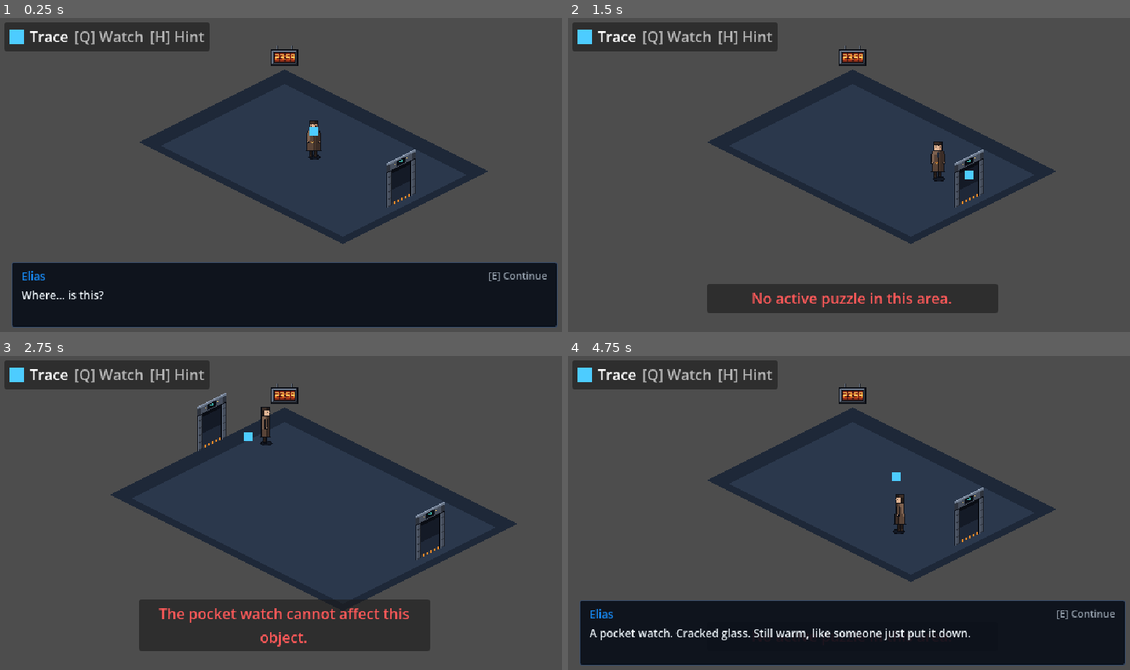
Above: before the commit, frames 1-4 (two rows, left to right).
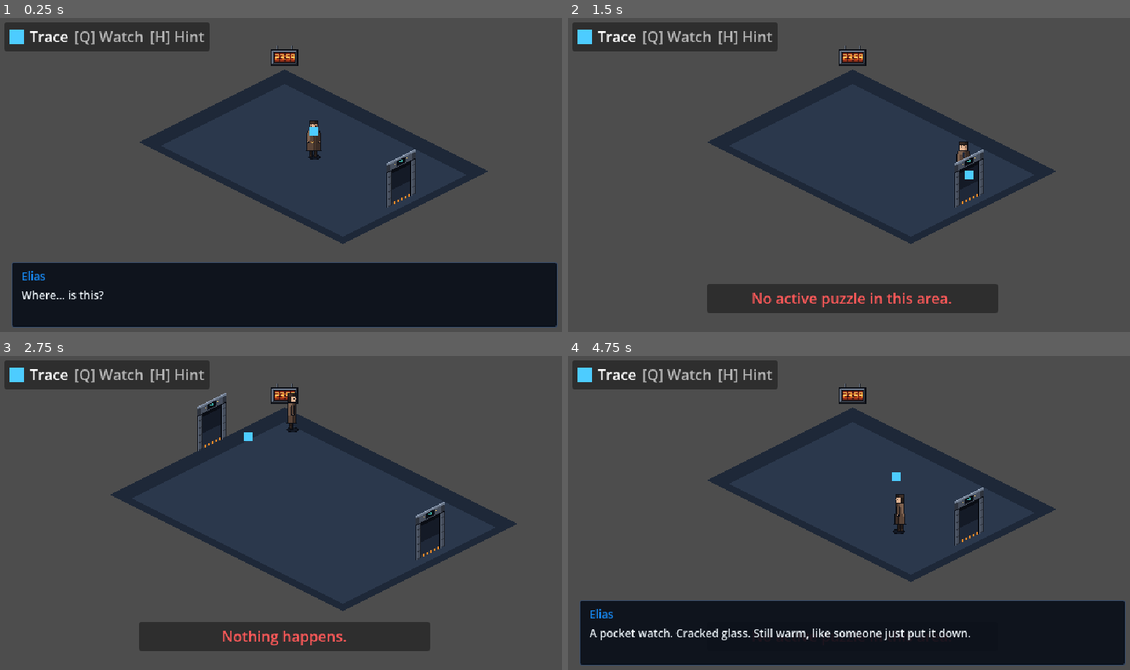
Above: after the commit, the same moments.

Repository: Zeeynrs/the-last-frame
Game: Godot game, scene res://scenes/chapters/ch01/Chapter01.tscn
The game is run twice, just before and just after one commit, with the same random seed, the same clock (stepped at 60 frames per second) and the same inputs. This scene is started directly instead of the project's main scene.
Inputs (mouse positions are in pixels of both pictures, inside the frame that each line leads up to):
- Up to frame 1 (0.25 s): no input
- Up to frame 2 (1.5 s): tap Enter at 0.5 s; move the mouse to (978, 159) at 0.52 s; press the mouse at (978, 159) at 0.53 s; hold D (move_right) 0.53-1.28 s; tap Space at 0.77 s; tap H (hint) at 0.8, 1.35 s; move the mouse to (736, 190) at 1.27 s; release the mouse at (736, 190) at 1.28 s; hold S (move_down) from 1.28 s (still down); click (736, 190) at 1.42 s
- Up to frame 3 (2.75 s): tap Space at 1.52 s; tap E (interact) at 1.55 s; move the mouse to (342, 440) at 2.02 s; release S (move_down) at 2.03 s; hold D (move_right) from 2.03 s (still down); hold E (interact) from 2.03 s (still down); click (342, 440) at 2.17 s; tap Q (watch) at 2.3 s
- Up to frame 4 (4.75 s): move the mouse to (820, 578) at 2.77 s; release D (move_right) at 2.78 s; release E (interact) at 2.78 s; hold W (move_up) 2.78-3.53 s; tap Q (watch) at 2.85 s; tap Space at 3.02, 3.77, 4.52 s; click (820, 578) at 3.05 s; move the mouse to (1028, 563) at 3.52 s; hold Mouse wheel down (ability_next) 3.53-4.28 s; hold A (move_left) from 3.53 s (still down); click (1028, 563) at 3.67 s; tap H (hint) at 3.8 s; move the mouse to (680, 462) at 4.27 s; tap Mouse wheel up (ability_prev) at 4.35 s; click (680, 462) at 4.42 s; tap E (interact) at 4.55 s

The runs differ from the first frame. In frame 1, 0.1% of the frame differs, in the area x 87-98%, y 80-84%; in frame 2, 0.4%; in frame 3, 4.3%, in the area x 24-77%, y 11-93%; in frame 4, 0.1%.

Commit message:
fix(TLF-038): playtest fixes for non-blocking start, target marker screen transform, and use feedback

Diff:
--- a/localization/ui_feedback.csv
+++ b/localization/ui_feedback.csv
@@ -41,3 +41,5 @@
 UI_DIALOGUE_ADVANCE,"Continue"
 UI_CHAPTER_COMPLETE,"CHAPTER 1 COMPLETE"
 UI_CHAPTER_01_TITLE,"THE FORGOTTEN STATION"
+UI_FB_USE_UNSUPPORTED,"Nothing happens."
+UI_HINT_MOVE,"Move: %s"
--- a/scenes/ui/DialogueBox.tscn
+++ b/scenes/ui/DialogueBox.tscn
@@ -46,13 +46,6 @@
 theme_override_font_sizes/font_size = 12
 text = "SPEAKER"
 
-[node name="PromptLabel" type="Label" parent="Panel/Margin/VBox/TopRow"]
-layout_mode = 2
-theme_override_colors/font_color = Color(0.7, 0.75, 0.8, 0.8)
-theme_override_font_sizes/font_size = 11
-text = "[E] Continue"
-horizontal_alignment = 2
-
 [node name="TextLabel" type="Label" parent="Panel/Margin/VBox"]
 custom_minimum_size = Vector2(0, 32)
 layout_mode = 2
@@ -61,3 +54,10 @@
 theme_override_font_sizes/font_size = 12
 text = "Dialogue line text goes here..."
 autowrap_mode = 3
+
+[node name="PromptLabel" type="Label" parent="Panel/Margin/VBox"]
+layout_mode = 2
+theme_override_colors/font_color = Color(0.7, 0.75, 0.8, 0.9)
+theme_override_font_sizes/font_size = 12
+text = "[Enter] Continue"
+horizontal_alignment = 1
--- a/scripts/chapters/ch01/chapter01.gd
+++ b/scripts/chapters/ch01/chapter01.gd
@@ -17,6 +17,12 @@
 
 var chapter_complete: bool = false
 var _complete_overlay: CanvasLayer = null
+var _movement_hint_timer: float = 0.0
+var _movement_hint_active: bool = false
+
+
+func _physics_process(delta: float) -> void:
+	_update_movement_hint(delta)
 
 
 func _ready() -> void:
@@ -105,8 +111,50 @@
 		diag.play_sequence(
 			&"ch01_b01_start",
 			[["SPK_ELIAS", "EL_B01_01"], ["SPK_ELIAS", "EL_B01_02"], ["SPK_ELIAS", "EL_B01_03"]],
-			true
+			false,
+			4.0
 		)
+
+
+func _update_movement_hint(delta: float) -> void:
+	if session == null or session.narrative_state == null:
+		return
+
+	if session.narrative_state.get_flag(&"ch01.flag.movement_hint_shown", false):
+		if _movement_hint_active:
+			var move_input = Input.get_vector(&"move_left", &"move_right", &"move_up", &"move_down")
+			var is_moving = move_input.length_squared() > 0.01 or (player != null and player.velocity.length_squared() > 0.01)
+			if is_moving:
+				_movement_hint_active = false
+				var hud = _find_hud()
+				if hud != null:
+					hud.hide_feedback()
+		return
+
+	var move_input = Input.get_vector(&"move_left", &"move_right", &"move_up", &"move_down")
+	var is_moving = move_input.length_squared() > 0.01 or (player != null and player.velocity.length_squared() > 0.01)
+	if is_moving:
+		session.narrative_state.set_flag(&"ch01.flag.movement_hint_shown", true)
+		return
+
+	_movement_hint_timer += delta
+	if _movement_hint_timer >= 3.0:
+		session.narrative_state.set_flag(&"ch01.flag.movement_hint_shown", true)
+		_movement_hint_active = true
+		var hud = _find_hud()
+		if hud != null:
+			hud.show_message(InputPrompts.format_movement_hint(), 10.0)
+
+
+func _find_hud() -> HUD:
+	for child in get_children():
+		if child is HUD:
+			return child
+	if is_inside_tree() and get_tree() != null and get_tree().root != null:
+		var h = get_tree().root.find_child("HUD", true, false)
+		if h is HUD:
+			return h
+	return null
 
 
 func _on_upper_vestibule_door_traversed(actor_id: StringName, destination: Dictionary) -> void:
--- a/scripts/player/player.gd
+++ b/scripts/player/player.gd
@@ -158,13 +158,34 @@
 	if target == null:
 		return
 	var label_node = target.get_node_or_null("PromptLabel")
-	if label_node is Label:
+	if not (label_node is Label):
+		return
+
+	var can_use := (target.can_interact(actor_id, &"use") == &"")
+	if can_use:
 		var glyph = InputPrompts.get_action_glyph(&"interact")
 		var raw_text = target.prompt_text
 		if raw_text.begins_with("[E] "):
 			label_node.text = "%s %s" % [glyph, raw_text.substr(4)]
 		elif raw_text != "":
 			label_node.text = "%s %s" % [glyph, raw_text]
+		else:
+			label_node.text = "%s %s" % [glyph, tr("PROMPT_USE")]
+	else:
+		var watch_ability: StringName = &""
+		if pocket_watch != null and target.supports_ability(pocket_watch.selected_ability):
+			watch_ability = pocket_watch.selected_ability
+		else:
+			for ab in Interactable.WATCH_ABILITIES:
+				if target.supports_ability(ab):
+					watch_ability = ab
+					break
+		if watch_ability != &"":
+			var watch_glyph = InputPrompts.get_action_glyph(&"watch")
+			var ab_key = "ABILITY_" + String(watch_ability).to_upper()
+			label_node.text = "%s %s" % [watch_glyph, tr(ab_key)]
+		else:
+			label_node.text = ""
 
 
 ## Chooses the closest Interactable; breaks ties lexicographically by object_id.
@@ -203,13 +224,13 @@
 			if session != null and "interaction_service" in session and session.interaction_service != null:
 				var res = session.interaction_service.request(actor_id, current_target.object_id, &"use")
 				if res != null and not res.ok and hud != null:
-					hud.show_feedback(res.reason)
+					hud.show_feedback(res.reason, &"use")
 
 	if Input.is_action_just_pressed(&"watch"):
 		if pocket_watch != null:
 			var res = pocket_watch.activate_watch()
 			if res != null and not res.ok and hud != null:
-				hud.show_feedback(res.reason)
+				hud.show_feedback(res.reason, &"watch")
 
 	if Input.is_action_just_pressed(&"ability_next"):
 		if pocket_watch != null:
--- a/scripts/ui/dialogue_box.gd
+++ b/scripts/ui/dialogue_box.gd
@@ -14,7 +14,7 @@
 @onready var panel: PanelContainer = $Panel
 @onready var speaker_label: Label = $Panel/Margin/VBox/TopRow/SpeakerLabel
 @onready var text_label: Label = $Panel/Margin/VBox/TextLabel
-@onready var prompt_label: Label = $Panel/Margin/VBox/TopRow/PromptLabel
+@onready var prompt_label: Label = get_node_or_null("Panel/Margin/VBox/PromptLabel") if has_node("Panel/Margin/VBox/PromptLabel") else get_node_or_null("Panel/Margin/VBox/TopRow/PromptLabel")
 
 var is_active: bool = false
 var is_blocking: bool = false
@@ -24,6 +24,7 @@
 var auto_advance_delay: float = 0.0
 
 var _auto_timer: float = 0.0
+var _pulse_timer: float = 0.0
 var _player_ref: CharacterBody2D = null
 
 const SPEAKER_COLORS: Dictionary = {
@@ -35,6 +36,8 @@
 
 func _ready() -> void:
 	UIFeedback.init_translations()
+	if prompt_label == null:
+		prompt_label = find_child("PromptLabel", true, false) as Label
 	if panel != null:
 		panel.visible = false
 	visible = false
@@ -44,10 +47,27 @@
 	if not is_active:
 		return
 
-	if event.is_action_pressed(&"confirm") or event.is_action_pressed(&"interact"):
-		advance_line()
-		if get_viewport() != null:
-			get_viewport().set_input_as_handled()
+	if event is InputEventJoypadButton or event is InputEventJoypadMotion:
+		if not InputPrompts.is_joypad_mode:
+			InputPrompts.set_joypad_mode(true)
+			if is_blocking and prompt_label != null and prompt_label.visible:
+				prompt_label.text = InputPrompts.format_prompt(&"confirm", "UI_DIALOGUE_ADVANCE")
+	elif event is InputEventKey or event is InputEventMouseButton:
+		if InputPrompts.is_joypad_mode:
+			InputPrompts.set_joypad_mode(false)
+			if is_blocking and prompt_label != null and prompt_label.visible:
+				prompt_label.text = InputPrompts.format_prompt(&"confirm", "UI_DIALOGUE_ADVANCE")
+
+	if is_blocking:
+		if event.is_action_pressed(&"confirm") or event.is_action_pressed(&"interact"):
+			advance_line()
+			if get_viewport() != null:
+				get_viewport().set_input_as_handled()
+	else:
+		if event.is_action_pressed(&"confirm"):
+			advance_line()
+			if get_viewport() != null:
+				get_viewport().set_input_as_handled()
 
 
 func _process(delta: float) -> void:
@@ -58,6 +78,20 @@
 		_auto_timer += delta
 		if _auto_timer >= auto_advance_delay:
 			advance_line()
+
+	if is_blocking and prompt_label != null and prompt_label.visible:
+		var reduced: bool = false
+		var settings = null
+		if is_inside_tree() and get_tree() != null and get_tree().root != null:
+			settings = get_tree().root.get_node_or_null("Settings")
+		if settings != null and "reduced_effects" in settings:
+			reduced = settings.reduced_effects
+
+		if reduced:
+			prompt_label.modulate.a = 1.0
+		else:
+			_pulse_timer += delta
+			prompt_label.modulate.a = 0.65 + 0.35 * sin(_pulse_timer * 4.0)
 
 
 func play_sequence(sequence_id: StringName, lines: Array, blocking: bool = false, auto_advance: float = 0.0, one_shot: bool = true) -> bool:
@@ -147,8 +181,15 @@
 		text_label.text = localized_text
 
 	if prompt_label != null:
-		prompt_label.text = InputPrompts.format_prompt(&"interact", "UI_DIALOGUE_ADVANCE")
-
+		if is_blocking:
+			prompt_label.visible = true
+			prompt_label.text = InputPrompts.format_prompt(&"confirm", "UI_DIALOGUE_ADVANCE")
+			prompt_label.horizontal_alignment = HORIZONTAL_ALIGNMENT_CENTER
+			prompt_label.modulate.a = 1.0
+		else:
+			prompt_label.visible = false
+
+	_pulse_timer = 0.0
 	_auto_timer = 0.0
 	line_displayed.emit(speaker_key, text_key)
 
--- a/scripts/ui/hud.gd
+++ b/scripts/ui/hud.gd
@@ -139,17 +139,23 @@
 
 func _on_watch_used(_ability: StringName, _target_id: StringName, result: InteractionResult) -> void:
 	if result != null and not result.ok:
-		show_feedback(result.reason)
+		show_feedback(result.reason, &"watch")
 
 
 ## Displays a temporary feedback toast for an interaction reason (closes ISSUE-006).
-func show_feedback(reason: StringName) -> void:
-	var msg = UIFeedback.get_feedback_text(reason)
+func show_feedback(reason: StringName, context: StringName = &"watch") -> void:
+	var msg = UIFeedback.get_feedback_text(reason, context)
 	if msg == "" or feedback_label == null or feedback_panel == null:
 		return
 	feedback_label.text = msg
 	feedback_panel.visible = true
 	_toast_timer = 2.0
+
+
+func hide_feedback() -> void:
+	_toast_timer = 0.0
+	if feedback_panel != null:
+		feedback_panel.visible = false
 
 
 func update_ability_ui() -> void:
@@ -221,7 +227,7 @@
 
 	var target = pocket_watch.current_target
 	if target != null and is_instance_valid(target):
-		target_highlight.global_position = target.global_position + Vector2(0, -28)
+		target_highlight.global_position = target.get_global_transform_with_canvas().origin + Vector2(0, -28)
 		if target_icon != null:
 			target_icon.color = ABILITY_COLORS.get(pocket_watch.selected_ability, Color.WHITE)
 	else:
--- a/scripts/ui/input_prompts.gd
+++ b/scripts/ui/input_prompts.gd
@@ -69,3 +69,17 @@
 	var glyph = get_action_glyph(action, prefer_joypad)
 	var label = String(TranslationServer.translate(StringName(prompt_tr_key)))
 	return "%s %s" % [glyph, label]
+
+
+static func get_movement_glyph(prefer_joypad: bool = false) -> String:
+	var use_joy = prefer_joypad or is_joypad_mode
+	return "[LS]" if use_joy else "[WASD]"
+
+
+static func format_movement_hint(prefer_joypad: bool = false) -> String:
+	UIFeedback.init_translations()
+	var glyph = get_movement_glyph(prefer_joypad)
+	var template = String(TranslationServer.translate(&"UI_HINT_MOVE"))
+	if "%s" in template:
+		return template % glyph
+	return "%s %s" % [template, glyph]
--- a/scripts/ui/ui_feedback.gd
+++ b/scripts/ui/ui_feedback.gd
@@ -66,6 +66,8 @@
 	"UI_DIALOGUE_ADVANCE": "Continue",
 	"UI_CHAPTER_COMPLETE": "CHAPTER 1 COMPLETE",
 	"UI_CHAPTER_01_TITLE": "THE FORGOTTEN STATION",
+	"UI_FB_USE_UNSUPPORTED": "Nothing happens.",
+	"UI_HINT_MOVE": "Move: %s",
 }
 
 static var _initialized: bool = false
@@ -87,10 +89,13 @@
 
 
 ## Maps an InteractionResult reason code to localized feedback text via TranslationServer.
-static func get_feedback_text(reason: StringName) -> String:
+## Accepts optional context (&"watch" or &"use") to disambiguate unsupported feedback.
+static func get_feedback_text(reason: StringName, context: StringName = &"watch") -> String:
 	init_translations()
 	if reason == &"":
 		return ""
+	if context == &"use" and reason == &"unsupported":
+		return String(TranslationServer.translate(&"UI_FB_USE_UNSUPPORTED"))
 	var key = REASON_TO_KEY.get(reason, "")
 	if key != "":
 		return String(TranslationServer.translate(StringName(key)))
--- a/tests/chapters/ch01/test_ch01_narrative_beats.gd
+++ b/tests/chapters/ch01/test_ch01_narrative_beats.gd
@@ -81,7 +81,8 @@
 	var diag := ch01.get_dialogue_box()
 	_assert_true(diag != null, "DialogueBox present in scene")
 	_assert_true(diag.is_active, "Beat 01 awakening dialogue is active")
-	_assert_true(diag.is_blocking, "Beat 01 monologue is blocking")
+	_assert_false(diag.is_blocking, "Beat 01 monologue is non-blocking")
+	_assert_eq(diag.auto_advance_delay, 4.0, "Beat 01 monologue auto-advances at 4.0s")
 	_assert_eq(diag.current_sequence_id, &"ch01_b01_start", "sequence is ch01_b01_start")
 	_assert_eq(diag.current_lines.size(), 3, "Beat 01 start has 3 lines (EL_B01_01..03)")
 
@@ -117,6 +118,94 @@
 
 	_cleanup_ch01(ch01)
 	_assert_real_save_unchanged(real_save_before, "test_beat01_platform_awakening_and_watch_pickup")
+
+
+func test_beat01_player_moves_immediately_and_dialogue_auto_advances() -> void:
+	var real_save_before := _record_real_save_state()
+	var ch01 := _make_ch01()
+	await physics_frames(2)
+
+	var player := ch01.player
+	_assert_true(player != null, "Player exists in Chapter01")
+	var initial_x := player.global_position.x
+
+	var diag := ch01.get_dialogue_box()
+	_assert_true(diag != null, "DialogueBox exists")
+	_assert_true(diag.is_active, "Beat 01 is active")
+	_assert_false(diag.is_blocking, "Beat 01 is non-blocking")
+
+	# Move right for 8 physics frames (<= 10 frames), with NO interact press
+	press(&"move_right")
+	await physics_frames(8)
+	release(&"move_right")
+	await physics_frames(1)
+
+	_assert_true(player.global_position.x > initial_x + 5.0, "Player moved right immediately without needing interact")
+
+	# Advance lines via auto_advance or fast simulate
+	var steps := 0
+	while diag.is_active and steps < 20:
+		steps += 1
+		diag._process(diag.auto_advance_delay + 0.1)
+		await physics_frames(1)
+
+	_assert_false(diag.is_active, "Dialogue finished via auto-advance")
+	_assert_true(ch01.session.narrative_state.get_flag(&"heard.ch01_b01_start"), "heard.ch01_b01_start is set")
+
+	_cleanup_ch01(ch01)
+	_assert_real_save_unchanged(real_save_before, "test_beat01_player_moves_immediately_and_dialogue_auto_advances")
+
+
+func test_movement_hint_lifecycle() -> void:
+	var real_save_before := _record_real_save_state()
+	var ch01 := _make_ch01()
+	await physics_frames(2)
+
+	var hud: HUD = null
+	for child in ch01.get_children():
+		if child is HUD:
+			hud = child
+			break
+	_assert_true(hud != null, "HUD found in Chapter01")
+
+	# Advance 3 seconds without movement (180 frames at 60fps)
+	for i in range(190):
+		await physics_frames(1)
+
+	# Movement hint should now be displayed
+	_assert_true(ch01.session.narrative_state.get_flag(&"ch01.flag.movement_hint_shown"), "movement_hint_shown flag is set")
+	_assert_true(hud.feedback_panel.visible, "Feedback panel is visible showing movement hint")
+	_assert_true(hud.feedback_label.text.contains("Move:"), "Feedback label contains 'Move:'")
+
+	# Move player: hint must disappear immediately
+	press(&"move_right")
+	await physics_frames(2)
+	release(&"move_right")
+	await physics_frames(1)
+	_assert_false(hud.feedback_panel.visible, "Movement hint disappears immediately on player movement")
+
+	# Test save and reload: hint must not show again
+	var saved_flags = ch01.session.narrative_state.export_flags()
+	_cleanup_ch01(ch01)
+
+	var ch01_second := _make_ch01()
+	ch01_second.session.narrative_state.import_state(saved_flags, [])
+	await physics_frames(2)
+
+	var hud2: HUD = null
+	for child in ch01_second.get_children():
+		if child is HUD:
+			hud2 = child
+			break
+
+	# Advance another 3 seconds
+	for i in range(190):
+		await physics_frames(1)
+
+	_assert_false(hud2.feedback_panel.visible, "Movement hint does not appear again after reload")
+
+	_cleanup_ch01(ch01_second)
+	_assert_real_save_unchanged(real_save_before, "test_movement_hint_lifecycle")
 
 
 func test_beat03_call_box_09() -> void:
--- a/tests/ui/test_dialogue_box.gd
+++ b/tests/ui/test_dialogue_box.gd
@@ -215,3 +215,99 @@
 			for f in d.get_files():
 				d.remove(f)
 		DirAccess.remove_absolute("user://tlf_test_ui_saves")
+
+
+func test_non_blocking_dialogue_does_not_consume_interact() -> void:
+	var sess_scene = load("res://scenes/session/GameSession.tscn")
+	var session = sess_scene.instantiate() as GameSession
+	scene_tree.root.add_child(session)
+
+	var diag_scene = load("res://scenes/ui/DialogueBox.tscn")
+	var diag = diag_scene.instantiate() as DialogueBox
+	scene_tree.root.add_child(diag)
+
+	var player_scene = load("res://scenes/player/Player.tscn")
+	var player = player_scene.instantiate() as Player
+	player.position = Vector2(100, 100)
+	player.add_to_group(&"player")
+	scene_tree.root.add_child(player)
+
+	var interactable = MockUseTarget.new()
+	interactable.object_id = &"ch01.test_non_blocking_target"
+	interactable.collision_layer = 4
+	interactable.collision_mask = 0
+	interactable.position = Vector2(100, 100)
+	var col = CollisionShape2D.new()
+	var shape = CircleShape2D.new()
+	shape.radius = 16.0
+	col.shape = shape
+	interactable.add_child(col)
+	scene_tree.root.add_child(interactable)
+
+	await physics_frames(5)
+	_assert_eq(player.current_target, interactable, "Player targets interactable")
+
+	# Start non-blocking dialogue with 2 lines, no auto-advance for test control
+	var lines = [["SPK_ELIAS", "EL_B01_01"], ["SPK_ELIAS", "EL_B01_02"]]
+	diag.play_sequence(&"test_non_blocking_seq", lines, false, 0.0)
+	_assert_true(diag.is_active, "Dialogue is active")
+	_assert_false(diag.is_blocking, "Dialogue is non-blocking")
+	_assert_true(player.is_physics_processing(), "Player is free to move during non-blocking dialogue")
+	_assert_eq(diag.current_line_index, 0, "Starts at line 0")
+
+	# Tap interact: must use the object in the world, and NOT advance the dialogue
+	await tap(&"interact")
+	await physics_frames(2)
+	_assert_eq(interactable.use_count, 1, "Interactable was used exactly once via interact")
+	_assert_eq(diag.current_line_index, 0, "Non-blocking dialogue did NOT advance on interact")
+
+	# Tap confirm: must advance the dialogue
+	await tap(&"confirm")
+	await physics_frames(2)
+	_assert_eq(diag.current_line_index, 1, "Non-blocking dialogue advanced on confirm")
+	_assert_eq(interactable.use_count, 1, "Interactable was not used on confirm")
+
+	interactable.free()
+	player.free()
+	diag.free()
+	session.free()
+
+
+func test_blocking_dialogue_continue_cue_and_reduced_effects() -> void:
+	var diag_scene = load("res://scenes/ui/DialogueBox.tscn")
+	var diag = diag_scene.instantiate() as DialogueBox
+	scene_tree.root.add_child(diag)
+
+	var lines = [["SPK_ELIAS", "EL_B09_01"]]
+	diag.play_sequence(&"test_beat09_blocking", lines, true, 0.0)
+
+	_assert_true(diag.is_active, "Dialogue active")
+	_assert_true(diag.is_blocking, "Dialogue is blocking")
+	_assert_true(diag.prompt_label != null and diag.prompt_label.visible, "Continue cue is visible")
+	_assert_eq(diag.prompt_label.horizontal_alignment, HORIZONTAL_ALIGNMENT_CENTER, "Continue cue is centred")
+	_assert_true(diag.prompt_label.text.contains(InputPrompts.get_action_glyph(&"confirm")), "Continue cue contains confirm glyph")
+
+	# Test reduced_effects setting
+	var settings = scene_tree.root.get_node_or_null("Settings")
+	var orig_reduced: bool = false
+	if settings != null and "reduced_effects" in settings:
+		orig_reduced = settings.reduced_effects
+		settings.reduced_effects = false
+
+	# With reduced_effects = false, pulse changes alpha
+	diag._process(0.2)
+	var alpha1 = diag.prompt_label.modulate.a
+	diag._process(0.4)
+	var alpha2 = diag.prompt_label.modulate.a
+	_assert_true(alpha1 != alpha2, "Prompt label alpha pulses when reduced_effects is false")
+
+	# With reduced_effects = true, alpha is static 1.0
+	if settings != null and "reduced_effects" in settings:
+		settings.reduced_effects = true
+		diag._process(0.2)
+		_assert_eq(diag.prompt_label.modulate.a, 1.0, "Prompt label alpha is static 1.0 when reduced_effects is true")
+		diag._process(0.4)
+		_assert_eq(diag.prompt_label.modulate.a, 1.0, "Prompt label alpha remains 1.0 when reduced_effects is true")
+		settings.reduced_effects = orig_reduced
+
+	diag.free()
--- a/tests/ui/test_hud_feedback.gd
+++ b/tests/ui/test_hud_feedback.gd
@@ -94,3 +94,73 @@
 	_assert_false(hud.feedback_panel.visible, "Feedback panel should auto-hide after toast duration")
 
 	hud.free()
+
+
+func test_target_marker_camera_offset_conversion() -> void:
+	var hud_scene = load("res://scenes/ui/HUD.tscn")
+	var hud = hud_scene.instantiate() as HUD
+	scene_tree.root.add_child(hud)
+
+	var watch = PocketWatch.new()
+	watch.unlocked_abilities = [&"trace"]
+	watch.selected_ability = &"trace"
+	hud.bind_pocket_watch(watch)
+
+	# Create a dummy target at world position (200, 150)
+	var target = Area2D.new()
+	target.set_script(load("res://scripts/interaction/interactable.gd"))
+	target.object_id = &"ch01.test_target"
+	target.position = Vector2(200, 150)
+	scene_tree.root.add_child(target)
+
+	# Set up a camera with an offset of (50, 40)
+	var camera = Camera2D.new()
+	camera.position = Vector2(50, 40)
+	scene_tree.root.add_child(camera)
+	camera.make_current()
+
+	await physics_frames(2)
+
+	# Target the object
+	watch.current_target = target
+	hud._on_target_changed(target)
+	hud._update_target_highlight_position()
+
+	_assert_true(hud.target_highlight.visible, "Target highlight is visible with target")
+	var target_screen_pos: Vector2 = target.get_global_transform_with_canvas().origin
+	var expected_screen_pos: Vector2 = target_screen_pos + Vector2(0, -28)
+	var actual_pos: Vector2 = hud.target_highlight.global_position
+	var diff := actual_pos.distance_to(expected_screen_pos)
+	_assert_true(diff <= 1.0, "Target highlight screen position matches target screen pos + offset")
+
+	# When target is null, marker is invisible
+	watch.current_target = null
+	hud._on_target_changed(null)
+	_assert_false(hud.target_highlight.visible, "Target highlight is hidden when target is null")
+
+	camera.free()
+	target.free()
+	watch.free()
+	hud.free()
+
+
+func test_use_vs_watch_unsupported_feedback() -> void:
+	UIFeedback.init_translations()
+
+	var use_fb = UIFeedback.get_feedback_text(&"unsupported", &"use")
+	_assert_eq(use_fb, "Nothing happens.", "use on unsupported object returns 'Nothing happens.'")
+
+	var watch_fb = UIFeedback.get_feedback_text(&"unsupported", &"watch")
+	_assert_eq(watch_fb, "The pocket watch cannot affect this object.", "watch on unsupported object returns watch text")
+
+	var hud_scene = load("res://scenes/ui/HUD.tscn")
+	var hud = hud_scene.instantiate() as HUD
+	scene_tree.root.add_child(hud)
+
+	hud.show_feedback(&"unsupported", &"use")
+	_assert_eq(hud.feedback_label.text, "Nothing happens.", "HUD feedback for use shows 'Nothing happens.'")
+
+	hud.show_feedback(&"unsupported", &"watch")
+	_assert_eq(hud.feedback_label.text, "The pocket watch cannot affect this object.", "HUD feedback for watch shows watch text")
+
+	hud.free()
Binary file changed: localization/ui_feedback.en.translation
